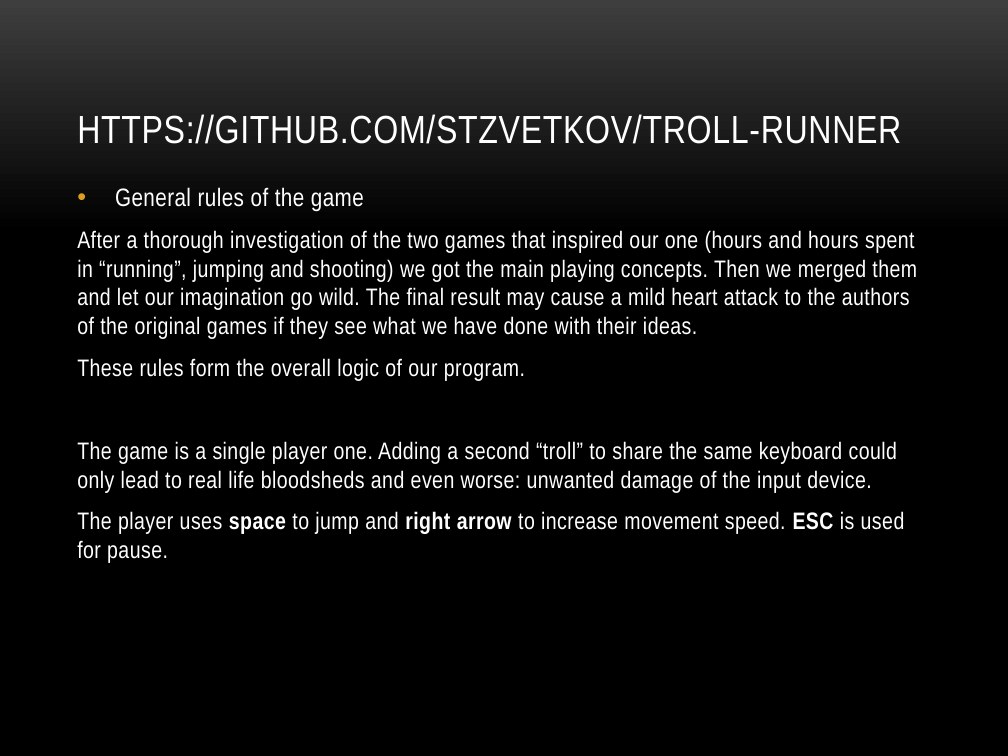
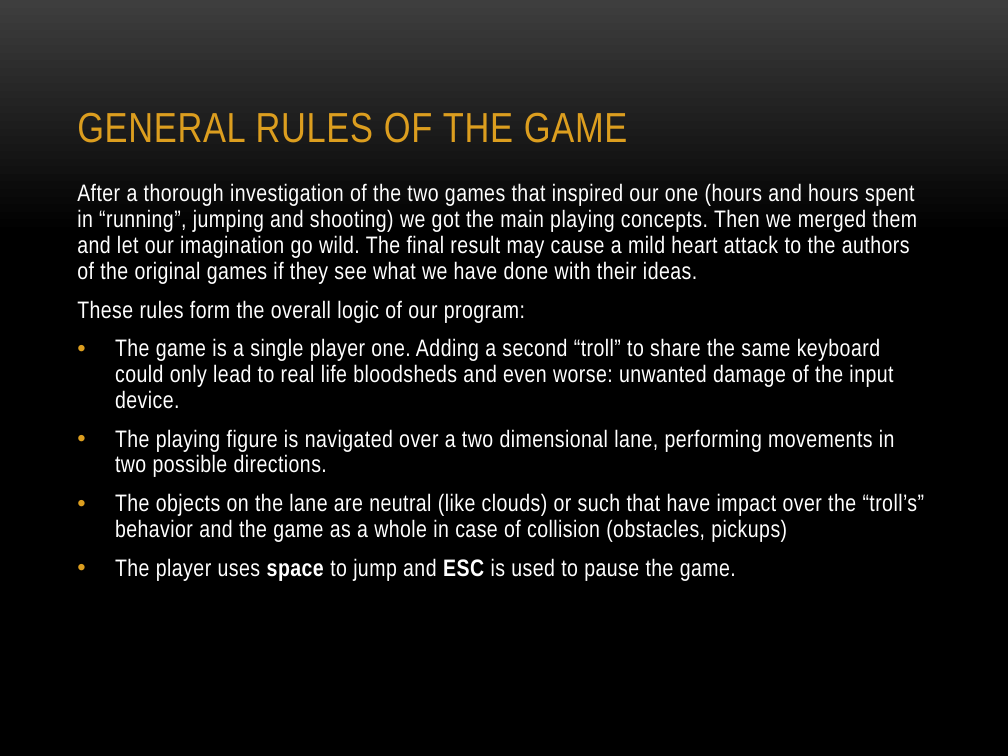
Before and after one commit to STzvetkov/Troll-runner, a slide deck: slide 3 of TeamTroll.pptx. Drawn at 1008x756 pixels with LibreOffice and Linux fonts; fonts in the diff are those of the drawing; background and template pictures are left out. Boxes give left, top, right and bottom in pixels: in the first picture for what was removed or moved away, otherwise in the second. Text is boxed around its words. In the diff, an @@ line names an element or a change of style, - is before the commit and + after.

Commit message:
Presentation v.1.1

```diff
--- a/TeamTroll.pptx
+++ b/TeamTroll.pptx
@@ title at [77,112,627,143]: text changed; size 28 to 30 pt; text colour #FFFFFF to #DC9E1F @@
-HTTPS://GITHUB.COM/STZVETKOV/TROLL-RUNNER
+  GENERAL RULES OF THE GAME
@@ text at [77,183,917,409]: line spacing 1 to 0.9; bullet none to • @@
@@ text at [115,187,364,212]: paragraph removed @@
-  • General rules of the game
@@ text at [77,300,525,323]: text changed @@
-These rules form the overall logic of our program.
+These rules form the overall logic of our program:
@@ text at [115,429,925,581]: text changed @@
-The player uses space to jump and right arrow to increase movement speed. ESC is used for pause.
+• The playing figure is navigated over a two dimensional lane, performing movements in two possible directions.
+• The objects on the lane are neutral (like clouds) or such that have impact over the “troll’s” behavior and the game as a whole in case of collision (obstacles, pickups)
+• The player uses space to jump and ESC is used to pause the game.
```
Also in this commit, not shown: 1 other slide changed, 1 slide added.
